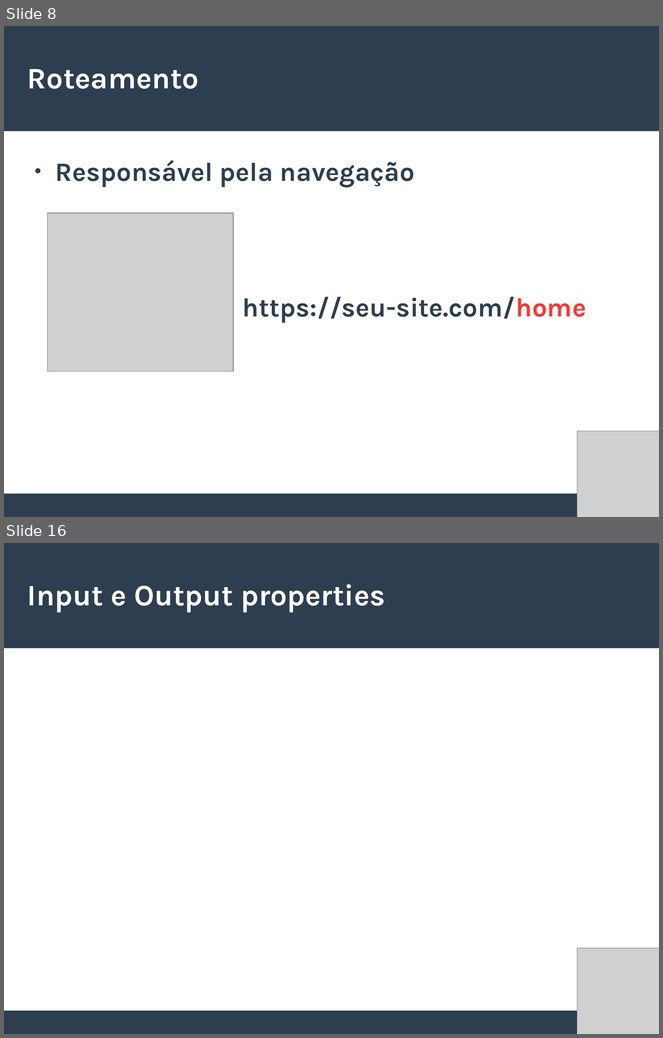
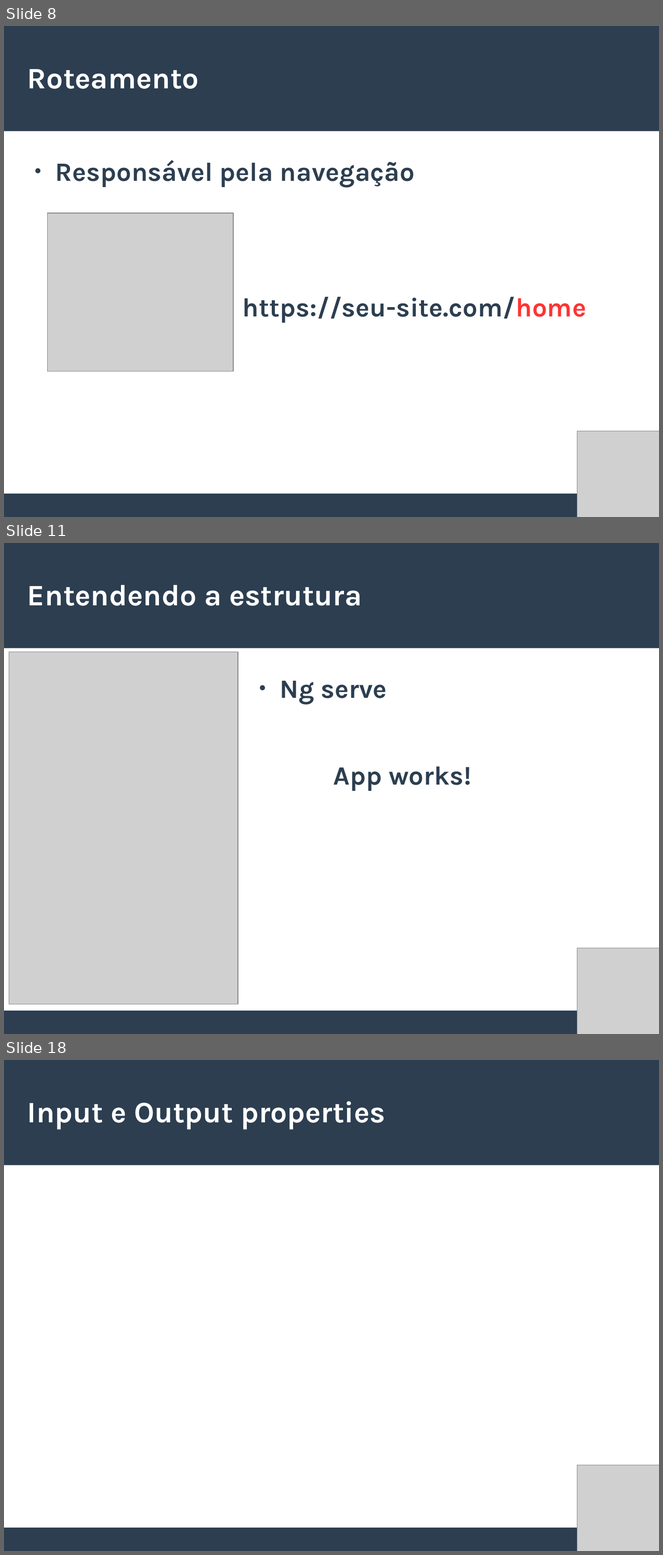
Before and after one commit to willianmarquesfreire/AulasAngular2, a slide deck: Slides.odp. Shown one above the other, each under a label of ours: slides 8 and 16 before the commit, slides 8, 11 and 18 after it; the slides between them are not shown. The pictures are 663x1038 and 663x1555 pixels, drawn with LibreOffice and Linux fonts; fonts in the diff are those of the drawing; grey boxes stand for pictures. Boxes give left, top, right and bottom in pixels: in the first picture for what was removed or moved away, otherwise in the second. Text is boxed around its words. In the diff, an @@ line names an element or a change of style, - is before the commit and + after.

```diff
--- a/Slides.odp
+++ b/Slides.odp
@@ slide 11 added at (4, 543, 659, 1034), background #FFFFFF; not listed: 2 template elements that a slide beside it also shows @@
@@ title added at (27, 585, 362, 606), 36 pt, text #FFFFFF, bold @@
+Entendendo a estrutura
@@ picture added at (9, 652, 237, 1005) @@
@@ text added at (280, 681, 471, 791), 32 pt, text #2C3E50, bold @@
+● Ng serve
+App works!
@@ picture added at (578, 949, 659, 1034) @@
@@ what was slide 16 is now slide 18 @@
```
Also in this commit, not shown: 4 slides changed, 4 other slides added, 3 slides removed, 41 other files.
